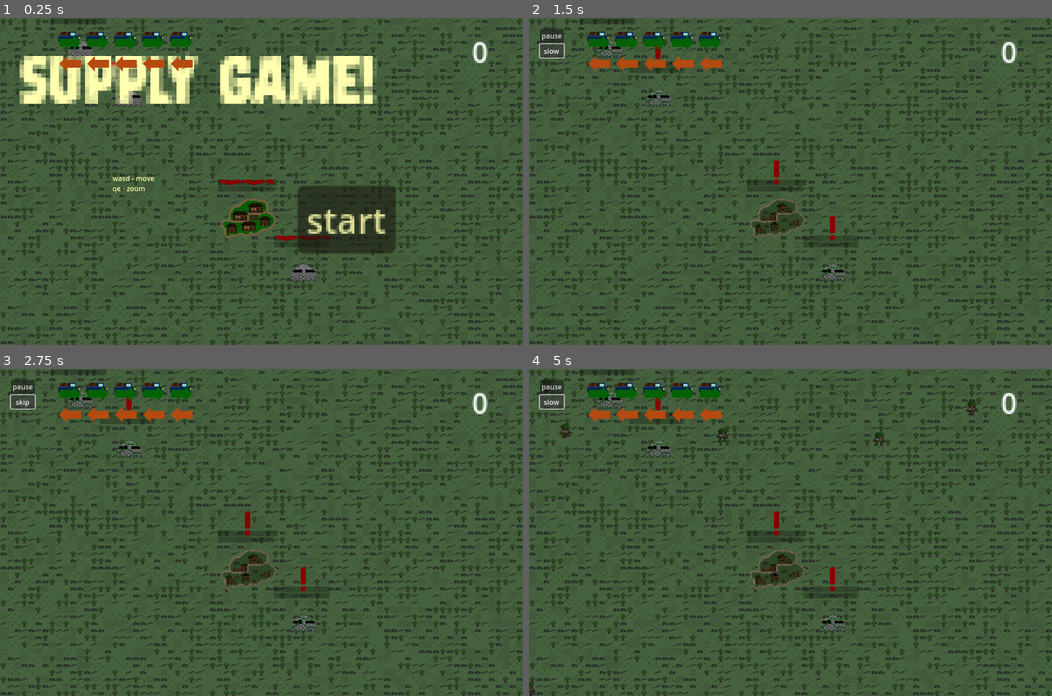
Above: before the commit, frames 1-4 (two rows, left to right).
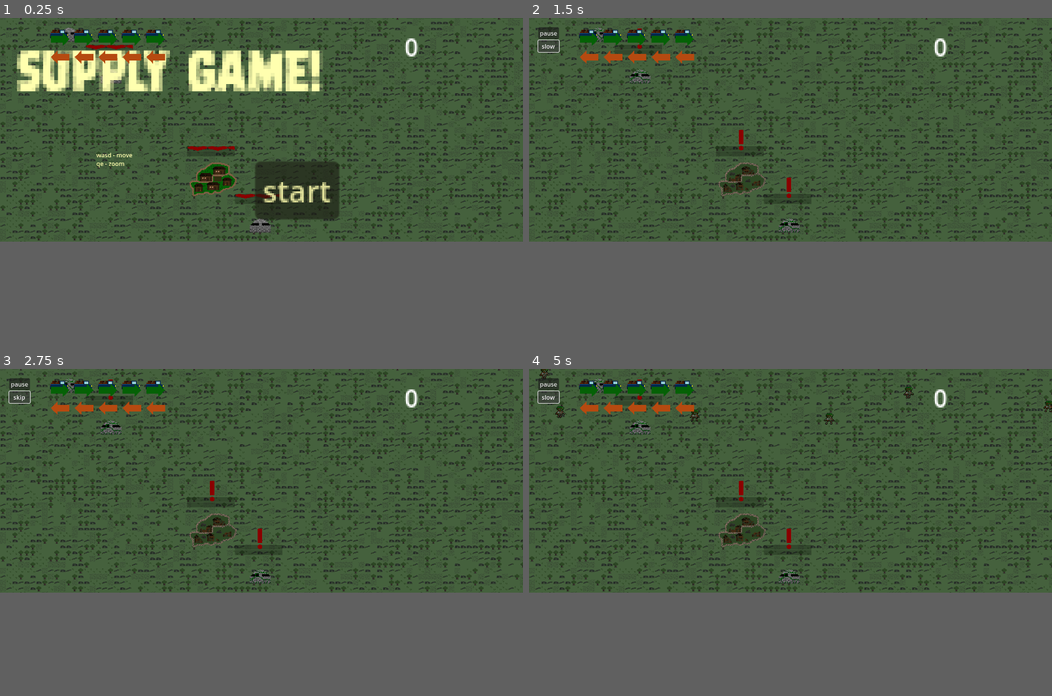
Above: after the commit, the same moments.

Repository: lewis785/ludum-dare-53
Game: Godot game, scene res://scenes/main.tscn
Same seed, same stepped clock (60 frames per second), same inputs: the game is played once before the commit and once after it.
Inputs:
- Up to frame 1 (0.25 s): no input
- Up to frame 2 (1.5 s): click "start" at 0.5 s; click "skip" at 1.25 s
- Up to frame 3 (2.75 s): click "slow" at 2 s
- Up to frame 4 (5 s): click "skip" at 2.75 s; click "slow" at 3.5 s; click "skip" at 4.25 s
In our replay, the window is 800x500 before the commit and 800x342 after it. These sizes can differ from the game's own. Grey fills any space a smaller window leaves; there, only what the larger window draws over its background counts as a difference.

The runs differ from the first frame. In frame 1, 31% of the frame differs, in the area x 0-100%, y 0-100%; in frame 2, 22%; in frame 3, 22%; in frame 4, 22%.

Commit message:
wip: fonts

Diff:
--- a/project.godot
+++ b/project.godot
@@ -13,8 +13,10 @@
 config/name="Ludum-dare-53"
 run/main_scene="res://scenes/main.tscn"
 config/features=PackedStringArray("4.0", "GL Compatibility")
-boot_splash/bg_color=Color(0.87451, 1, 0.564706, 1)
+boot_splash/bg_color=Color(0.168627, 0.341176, 0, 1)
 boot_splash/image="res://assets/GameTitle.png"
+boot_splash/fullsize=false
+boot_splash/use_filter=false
 config/icon="res://icon.svg"
 
 [autoload]
@@ -23,8 +25,8 @@
 
 [display]
 
-window/size/viewport_width=1200
-window/size/viewport_height=750
+window/size/viewport_width=1400
+window/size/viewport_height=600
 
 [gui]
 
--- a/scenes/menu/menu.tscn
+++ b/scenes/menu/menu.tscn
@@ -10,6 +10,7 @@
 
 [sub_resource type="LabelSettings" id="LabelSettings_ucgmr"]
 font = ExtResource("3_73n7m")
+font_size = 30
 
 [sub_resource type="LabelSettings" id="LabelSettings_2ooo7"]
 font = ExtResource("3_73n7m")
@@ -105,10 +106,10 @@
 anchor_top = 0.5
 anchor_right = 0.5
 anchor_bottom = 0.5
-offset_left = 25.0
-offset_top = 116.0
-offset_right = 136.0
-offset_bottom = 145.0
+offset_left = 54.0
+offset_top = 158.0
+offset_right = 187.0
+offset_bottom = 192.0
 grow_horizontal = 2
 grow_vertical = 2
 scale = Vector2(10, 10)
